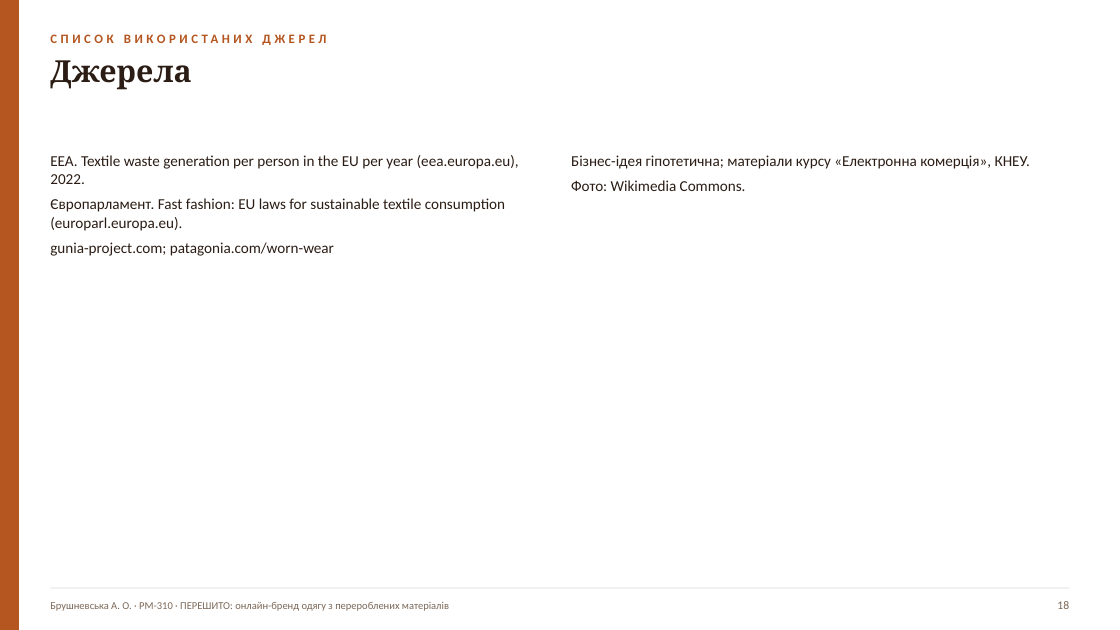
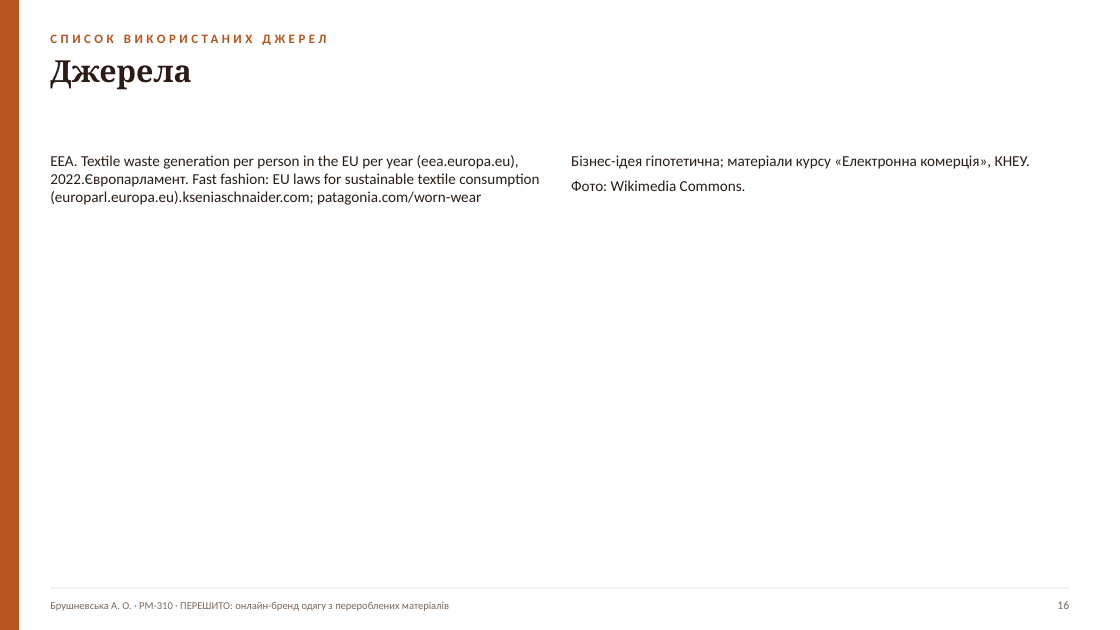
Before and after one commit to Storozh-007/anya-tasks, a slide deck: slide 16 of files/e-commerce/Брушневська_Анна_ЕК_МКР_варіант_3.pptx (slide 18 before the commit). Drawn at 1120x630 pixels with LibreOffice and Linux fonts; fonts in the diff are those of the drawing. Boxes give left, top, right and bottom in pixels: in the first picture for what was removed or moved away, otherwise in the second. Text is boxed around its words. In the diff, an @@ line names an element or a change of style, - is before the commit and + after.

```diff
--- a/files/e-commerce/Брушневська_Анна_ЕК_МКР_варіант_3.pptx
+++ b/files/e-commerce/Брушневська_Анна_ЕК_МКР_варіант_3.pptx
@@ text at (50,155,539,205): text changed @@
-EEA. Textile waste generation per person in the EU per year (eea.europa.eu), 2022.
-Європарламент. Fast fashion: EU laws for sustainable textile consumption (europarl.europa.eu).
-gunia-project.com; patagonia.com/worn-wear
+EEA. Textile waste generation per person in the EU per year (eea.europa.eu), 2022.Європарламент. Fast fashion: EU laws for sustainable textile consumption (europarl.europa.eu).kseniaschnaider.com; patagonia.com/worn-wear
```
Also in this commit, not shown: 15 other slides changed, 3 slides removed, 17 other files.
